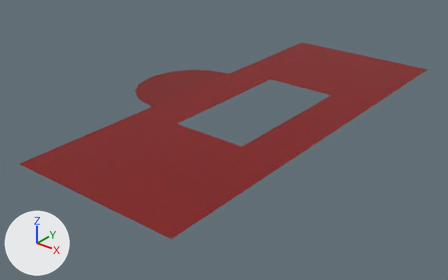
What one commit did to the Blender file Assets/Resources/house/second_only_floor.blend.
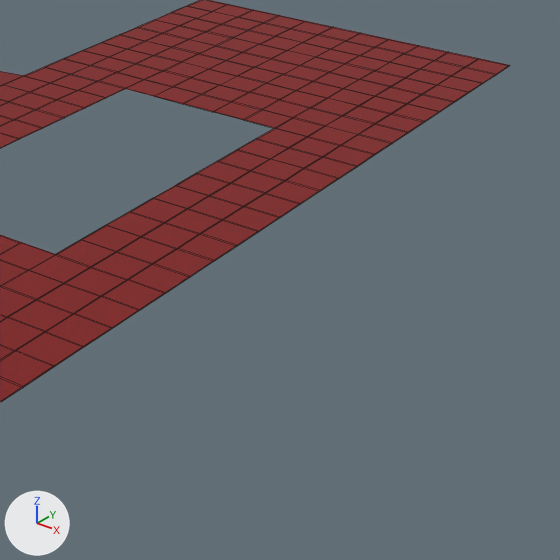
Each version appears first whole from a camera (50 mm lens) standing at (49.4, -76.0, 31.1) and looking at (3.7, -18.9, -4.4), and next in a close-up on the part from 49% to 100% of the width and 15% to 97% of the height. Every picture has the same lights, and +X, +Y and +Z are marked at lower left. The close-ups show mesh edges as thin lines.

Before the edit, the objects in view are built like this:
```python
me_floor0_cube_003 = bpy.data.meshes.new('floor0_Cube.003')
me_floor0_cube_003.from_pydata(...)  # 625 vertices, 828 faces, 1 loose edge; spans x -1.0..21.0, y -0.1..2.4, z -1.0..55.0
me_floor0_cube_003.materials.append(mat_floor0_material)  # picture img_floor0_texture_png_001
ob_floor0_cube_003 = bpy.data.objects.new('floor0_Cube.003', me_floor0_cube_003)
ob_floor0_cube_003.location = (-3.0, 11.0, 0.0)
ob_floor0_cube_003.rotation_euler = (1.571, 0.0, 0.0)  # degrees (90, 0, 0)
```
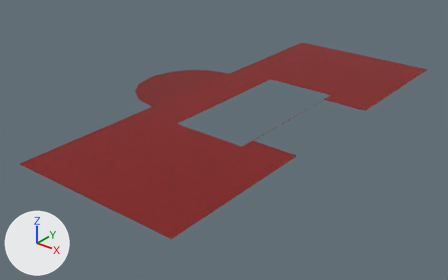
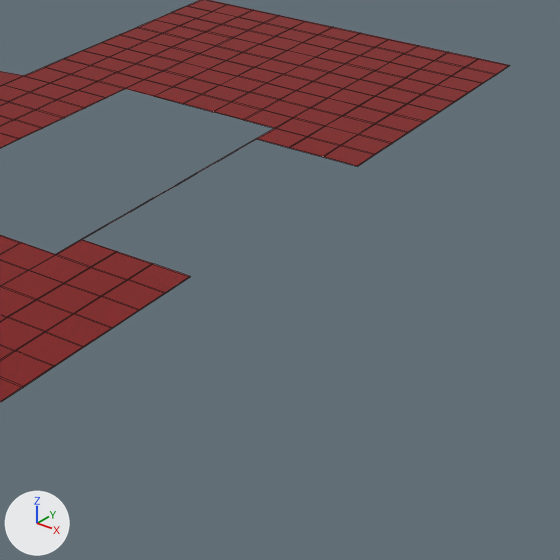
Changed parts and their boxes [x1, y1, x2, y2] in the close-ups (560 x 560 px):
part 1 of me_floor0_cube_003, deleted (red): before [82, 139, 358, 277]

Edits to the bpy script that builds the scene:
```text
Change me_floor0_cube_003:
    used by ob_floor0_cube_003; location = (-3.0, 11.0, 0.0); rotation_euler = (1.571, 0.0, 0.0), in degrees (90, 0, 0)
    remove me_floor0_cube_003.from_pydata(...)  # 625 vertices, 828 faces, 1 loose edge; spans x -1.0..21.0, y -0.1..2.4, z -1.0..55.0
    add me_floor0_cube_003.from_pydata(...)  # 582 vertices, 759 faces; spans x -1.0..21.0, y -0.1..0.0, z -1.0..55.0
    me_floor0_cube_003 part 1
    42 vertices are removed from x 17.0..21.0, y -0.1..0.0, z 21.0..33.0
    69 faces are deleted
```
